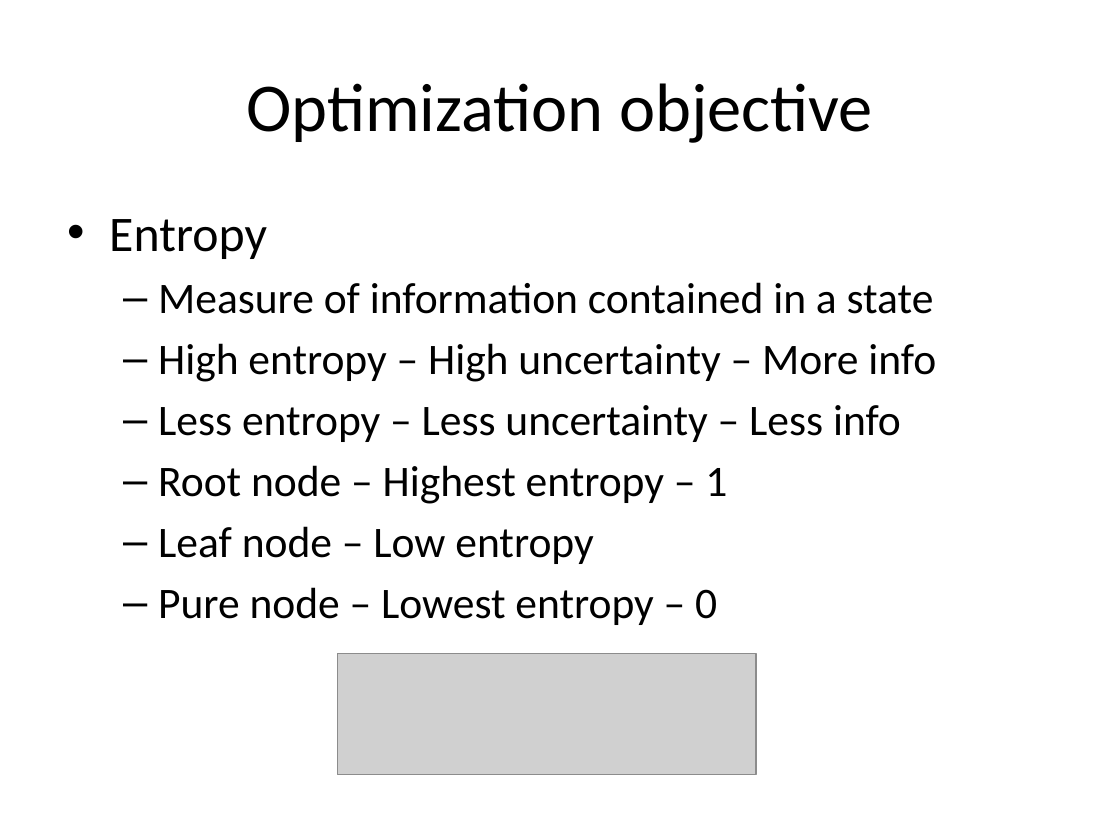
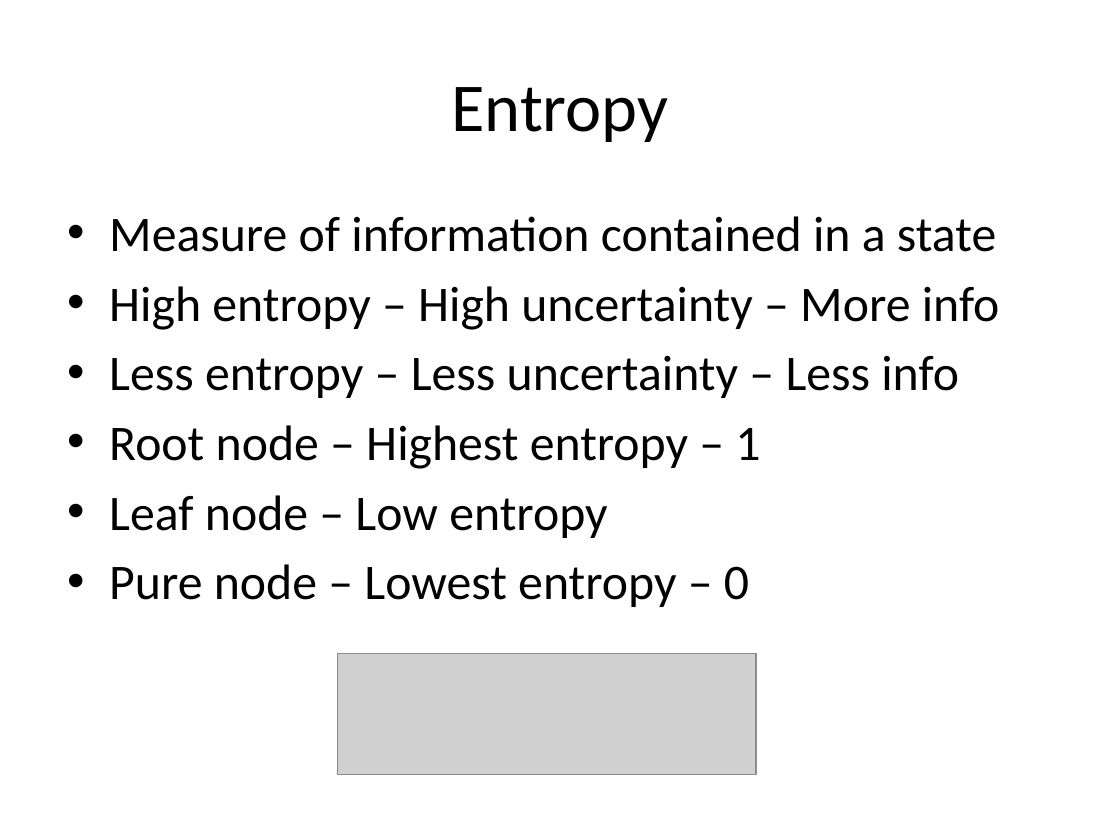
Before and after one commit to look4pritam/ArtificialIntelligence, a slide deck: slide 7 of MachineLearning/DecisionTree.pptx (slide 6 before the commit). Drawn at 1120x840 pixels with LibreOffice and Linux fonts; fonts in the diff are those of the drawing; grey boxes stand for pictures. Boxes give left, top, right and bottom in pixels: in the first picture for what was removed or moved away, otherwise in the second. Text is boxed around its words. In the diff, an @@ line names an element or a change of style, - is before the commit and + after.

```diff
--- a/MachineLearning/DecisionTree.pptx
+++ b/MachineLearning/DecisionTree.pptx
@@ title at box(451, 87, 668, 142): text changed @@
-Optimization objective
+Entropy
@@ text "Measure of information contained in ..." at box(109, 216, 1000, 607): size 28 to 32 pt; bullet – to •; list level 2 to 1 in "Measure of information contained in ..."; list level 2 to 1 in "High entropy – High uncertainty ..."; list level 2 to 1 in "Less entropy – Less uncertainty ..."; list level 2 to 1 in "Root node – Highest entropy ..."; list level 2 to 1 in "Leaf node – Low entropy"; list level 2 to 1 in "Pure node – Lowest entropy ..." @@
@@ text at box(109, 219, 267, 259): paragraph removed @@
-• Entropy
```
Also in this commit, not shown: 2 other slides changed, 1 slide added.
